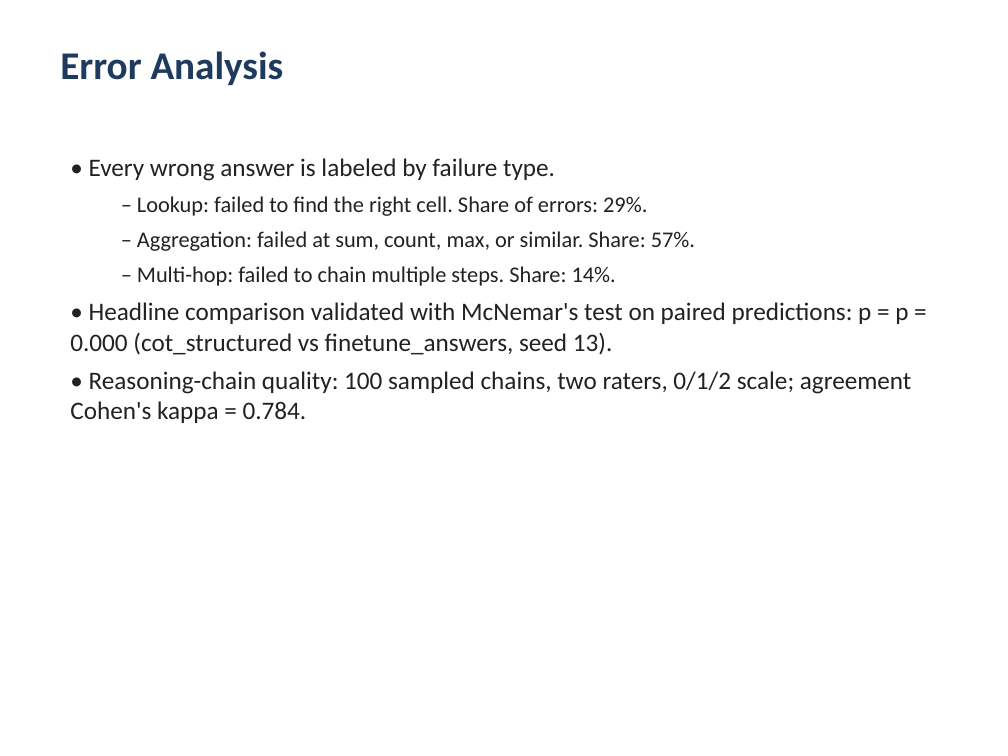
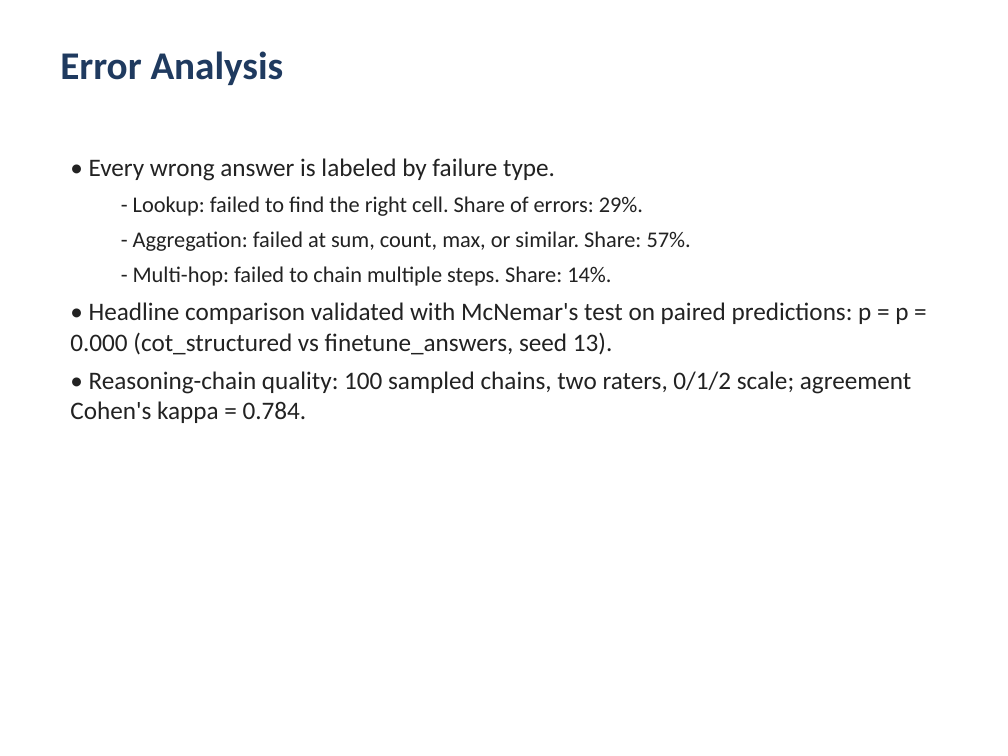
Before and after one commit to adiseshvsanklapur/ECS111FinalProject, a slide deck: slide 9 of slides/ECS111_slides.pptx. Drawn at 1008x756 pixels with LibreOffice and Linux fonts; fonts in the diff are those of the drawing. Boxes give left, top, right and bottom in pixels: in the first picture for what was removed or moved away, otherwise in the second. Text is boxed around its words. In the diff, an @@ line names an element or a change of style, - is before the commit and + after.

Commit message:
docs: de-slop results guide and slide/notebook generators, regenerate artifacts
Remove em/en dashes and buzzwords from results/README, the slide text, and the
notebook generators, then regenerate the deck and notebooks so the rendered
output matches. No tokens, numbers, or logic changed.

```diff
--- a/slides/ECS111_slides.pptx
+++ b/slides/ECS111_slides.pptx
@@ text at [133,196,691,286]: text changed @@
-  – Lookup: failed to find the right cell. Share of errors: 29%.
-  – Aggregation: failed at sum, count, max, or similar. Share: 57%.
-  – Multi-hop: failed to chain multiple steps. Share: 14%.
+  - Lookup: failed to find the right cell. Share of errors: 29%.
+  - Aggregation: failed at sum, count, max, or similar. Share: 57%.
+  - Multi-hop: failed to chain multiple steps. Share: 14%.
```
Also in this commit, not shown: 4 other slides changed, 10 other files.
